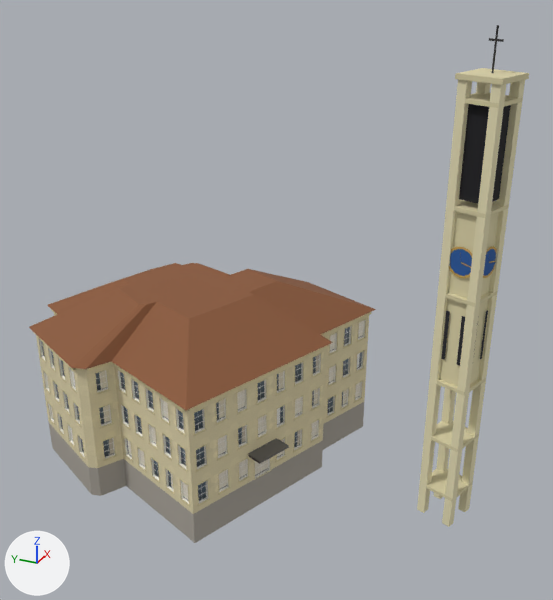
The glTF model web/public/models/landmarks/bullingerkirche.glb as it was, and as the next commit left it.
One viewpoint serves both versions: a 50 mm lens placed at (-72.8, -43.9, 56.0), pointed at (-1.3, -11.7, 20.2). Lighting does not change. The marker at lower left points along +X, +Y and +Z. The picture after the commit comes second. Vertices at exactly the same position are counted once.
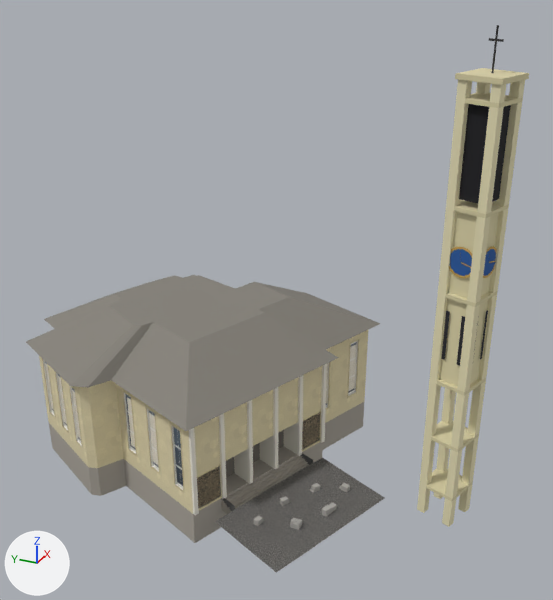
What changed in the scene script:
```text
Add img_image_5:
    img_image_5 = load_image('Image_5', '_unpacked/Image_5', 64, 64, 'sRGB')
Add img_image_4:
    img_image_4 = load_image('Image_4', '_unpacked/Image_4', 64, 64, 'sRGB')
Add img_image_6:
    img_image_6 = load_image('Image_6', '_unpacked/Image_6', 8, 8, 'sRGB')
Add mat_cobble:
    mat_cobble = bpy.data.materials.new('cobble')
    # uses the picture img_image_5
Add mat_screen:
    mat_screen = bpy.data.materials.new('screen')
    # uses the picture img_image_4
Add mat_dark:
    mat_dark = bpy.data.materials.new('dark')
    # uses the picture img_image_6
Change me_mesh_0:
    used by ob_mesh_0; parent = ob_bullingerkirche; location = (-17.73, 19.55, -3.0); scale = (0.00336, 0.00336, 0.00336)
    remove me_mesh_0.from_pydata(...)  # 4142 vertices, 5628 faces; spans x 0.0..10362.0, y -16383.0..0.0, z 0.0..15792.0
    add me_mesh_0.from_pydata(...)  # 1407 vertices, 1860 faces; spans x 0.0..11308.0, y -16383.0..0.0, z 0.0..15620.0
    me_mesh_0 part 1: the loose piece of 1268 vertices spanning x 233.0..10129.0, y -11344.0..-217.0, z 0.0..5212.0 is rebuilt with 316 vertices and now spans x 1064.0..10886.0, y -11399.0..-393.0, z 0.0..4566.0
    me_mesh_0 part 2: the loose piece of 40 vertices spanning x 0.0..10362.0, y -11578.0..0.0, z 5242.0..6642.0 is rebuilt with 36 vertices and now spans x 675.0..11308.0, y -11823.0..0.0, z 4596.0..5922.0
    me_mesh_0 part 3: 703 vertices added at x 0.0..10968.0, y -16308.0..-309.0, z 707.0..4581.0
    other edits to the shape of me_mesh_0 do not show in these pictures
    add me_mesh_0.materials.append(mat_screen)
    add me_mesh_0.materials.append(mat_cobble)
    add me_mesh_0.materials.append(mat_dark)
Change ob_mesh_0:
    ob_mesh_0.location: (-17.73, 19.55, -3.0) -> (-20.67, 20.16, -3.0)
    ob_mesh_0.scale: (0.00336, 0.00336, 0.00336) -> (0.00339, 0.00339, 0.00339)
```

What differs and where, as boxes [x1, y1, x2, y2] in the pictures (553 x 600 px):
'Mesh_0', reshaped, moved, rescaled
    before: [29, 25, 529, 543]
    after: [26, 25, 529, 573]
part 1 of me_mesh_0, rebuilt (7% shorter)
    before: [36, 313, 369, 543]
    after: [39, 330, 368, 543]
part 2 of me_mesh_0, rebuilt (6% taller)
    before: [29, 263, 376, 410]
    after: [26, 275, 380, 431]
part 3 of me_mesh_0, added
    after: [42, 339, 473, 573]
